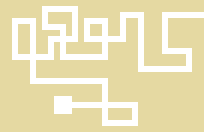
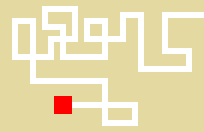
The second 204 × 132 image is a revision of the first. Changes to its layers:
painted on "fix" over <box>54,96,72,114</box>
